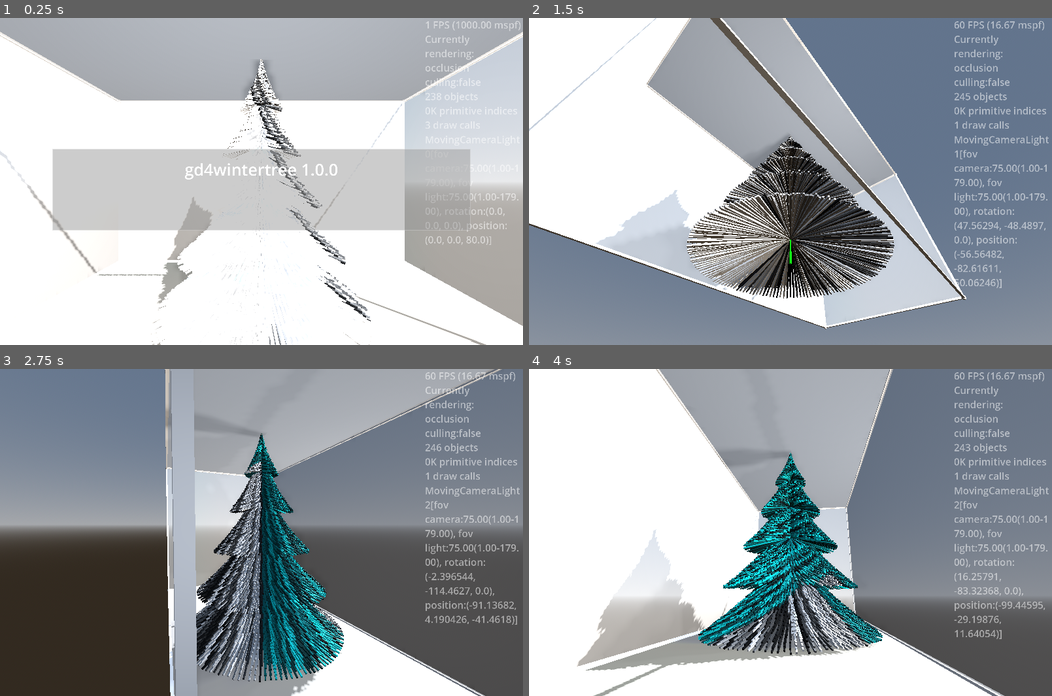
Above: before the commit, frames 1-4 (two rows, left to right).
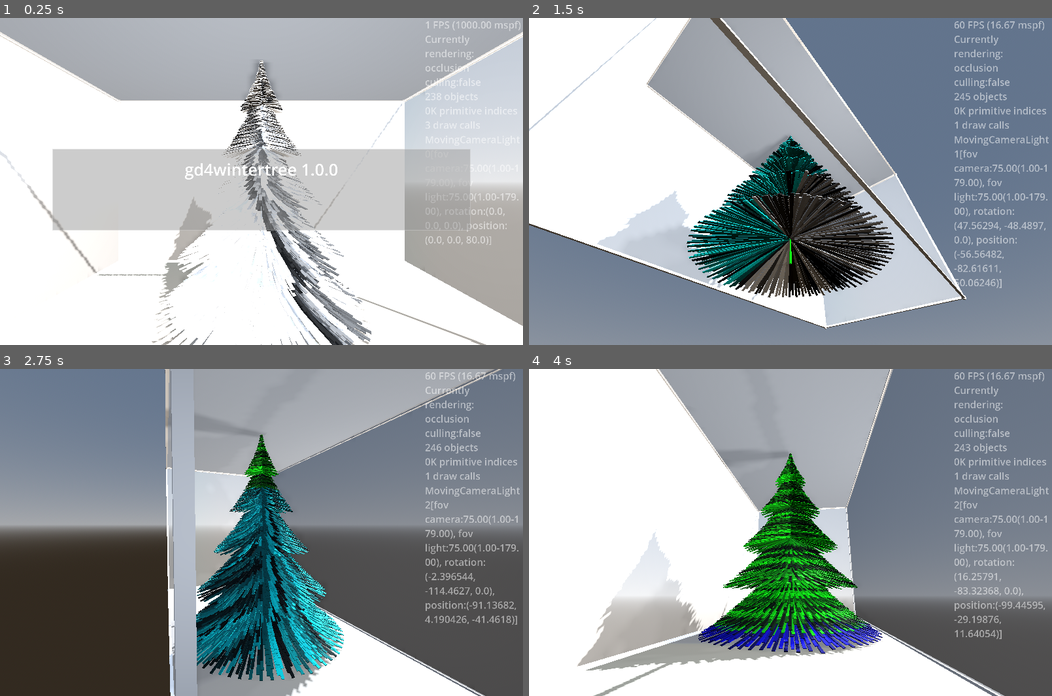
Above: after the commit, the same moments.

Repository: kasworld/gd4wintertree
Game: Godot game, scene res://main.tscn
Same seed, same stepped clock (60 frames per second), same inputs: the game is played once before the commit and once after it.
Inputs (mouse positions are in pixels of both pictures, inside the frame that each line leads up to):
- Up to frame 1 (0.25 s): no input
- Up to frame 2 (1.5 s): tap Enter at 0.5 s; move the mouse to (905, 165) at 0.52 s; hold Right 0.53-1.28 s; tap Q at 0.6 s; click (905, 165) at 0.67 s; move the mouse to (685, 197) at 1.27 s; hold Down from 1.28 s (still down); tap E at 1.35 s
- Up to frame 3 (2.75 s): move the mouse to (313, 460) at 2.02 s; release Down at 2.03 s; hold Right from 2.03 s (still down); tap Enter at 2.1 s
- Up to frame 4 (4 s): move the mouse to (764, 597) at 2.77 s; release Right at 2.78 s; hold Up 2.78-3.53 s; tap Q at 2.85 s; click (764, 597) at 2.92 s; move the mouse to (947, 581) at 3.52 s; hold Left from 3.53 s (still down); tap E at 3.6 s

The runs differ from the first frame. In frame 1, 5.9% of the frame differs, in the area x 28-71%, y 12-100%; in frame 2, 9.5%; in frame 3, 9.8%, in the area x 32-66%, y 19-100%; in frame 4, 9.4%.

Commit message:
use mesh for LineTree

Diff:
--- a/line_tree/line_tree.gd
+++ b/line_tree/line_tree.gd
@@ -12,7 +12,7 @@
 	$Lines.set_gradient_color_all(co1,co2)
 	return self
 
-func init(h :float, w :float, y_count :int, w_branch_density :float = PI, line_width :float = 0.5, stage_count :int=5) -> LineTree:
+func init(mesh :Mesh, h :float, w :float, y_count :int, w_branch_density :float = PI, line_width :float = 0.5, stage_count :int=5) -> LineTree:
 	$"중심기둥".mesh.top_radius = w/1000
 	$"중심기둥".mesh.bottom_radius = w/100
 	$"중심기둥".mesh.height = h
@@ -24,7 +24,7 @@
 		var rate := 1-float(yi) / float(y_count)
 		var r :float= lerp(w/100, w/2, rate ) + fposmod(rate*h, h/stage_count)*rate
 		lines.append_array(make_lines(y, y_step, w*w_branch_density*(rate+0.1), 10*rate, r))
-	$Lines.multi_line_by_pos(lines, line_width, Color.WHITE)
+	$Lines.multi_mesh_line_by_pos(mesh, lines, line_width, Color.WHITE)
 	return self
 
 func make_lines(start_y :float, y_step :float, count :int, h :float, r :float) -> Array:
--- a/main.gd
+++ b/main.gd
@@ -48,7 +48,9 @@
 	$FixedCameraLight.make_current()
 	$GlassCabinet.init(WorldSize)
 
-	$LineTree.init(WorldSize.y, WorldSize.z/2, 100, PI, 0.5,
+	var bmesh := BoxMesh.new()
+	bmesh.size = Vector3(1,0.2,1)
+	$LineTree.init(bmesh, WorldSize.y, WorldSize.z/2, 100, PI/2, 1.0,
 		).set_center_color(Color.GREEN)
 	$LineTree.position.y = - WorldSize.y/2
 	line_tree_inst_index = $LineTree.make_index_array()
